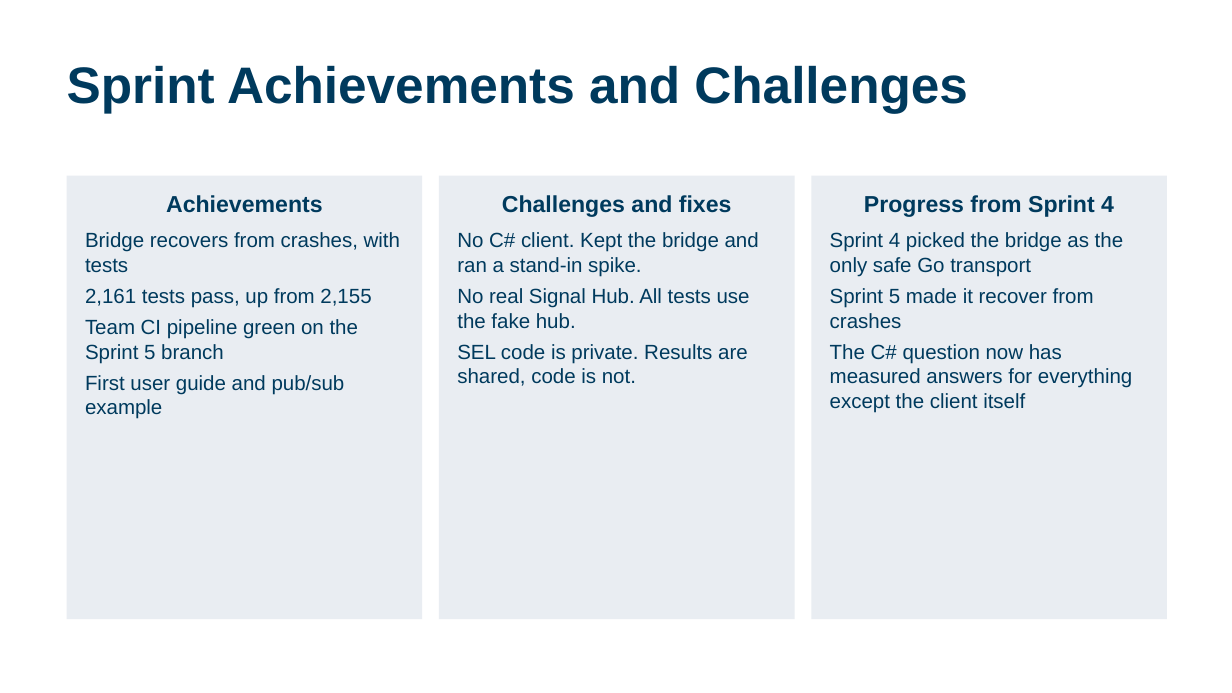
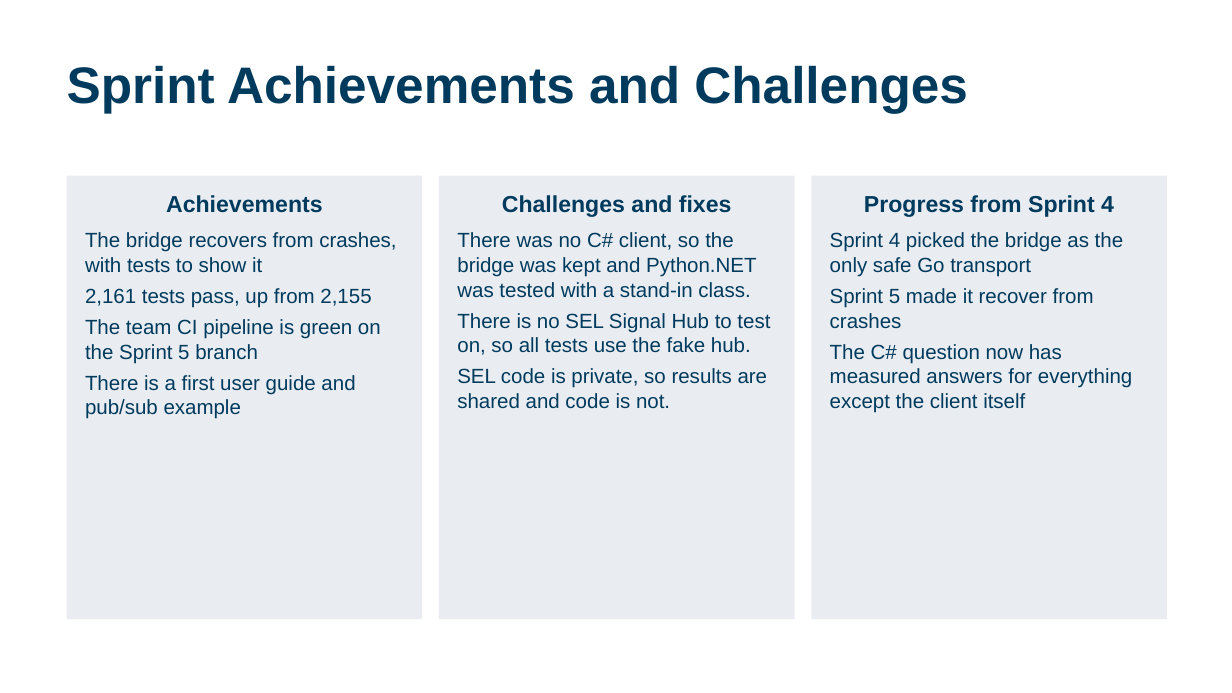
Before and after one commit to calebh13/sel-blueframe-sdk, a slide deck: slide 15 of Sprints/Sprint_5/Sprint 5 Presentation.pptx. Drawn at 1232x693 pixels with LibreOffice and Linux fonts; fonts in the diff are those of the drawing. Boxes give left, top, right and bottom in pixels: in the first picture for what was removed or moved away, otherwise in the second. Text is boxed around its words. In the diff, an @@ line names an element or a change of style, - is before the commit and + after.

```diff
--- a/Sprints/Sprint_5/Sprint 5 Presentation.pptx
+++ b/Sprints/Sprint_5/Sprint 5 Presentation.pptx
@@ text in rectangle at <box>85,232,396,273</box>: text changed @@
-Bridge recovers from crashes, with tests
+The bridge recovers from crashes, with tests to show it
@@ text in rectangle at <box>457,232,770,409</box>: text changed @@
-No C# client. Kept the bridge and ran a stand-in spike.
-No real Signal Hub. All tests use the fake hub.
-SEL code is private. Results are shared, code is not.
+There was no C# client, so the bridge was kept and Python.NET was tested with a stand-in class.
+There is no SEL Signal Hub to test on, so all tests use the fake hub.
+SEL code is private, so results are shared and code is not.
@@ text in rectangle at <box>85,319,381,419</box>: text changed @@
-Team CI pipeline green on the Sprint 5 branch
-First user guide and pub/sub example
+The team CI pipeline is green on the Sprint 5 branch
+There is a first user guide and pub/sub example
```
Also in this commit, not shown: 14 other slides changed.
